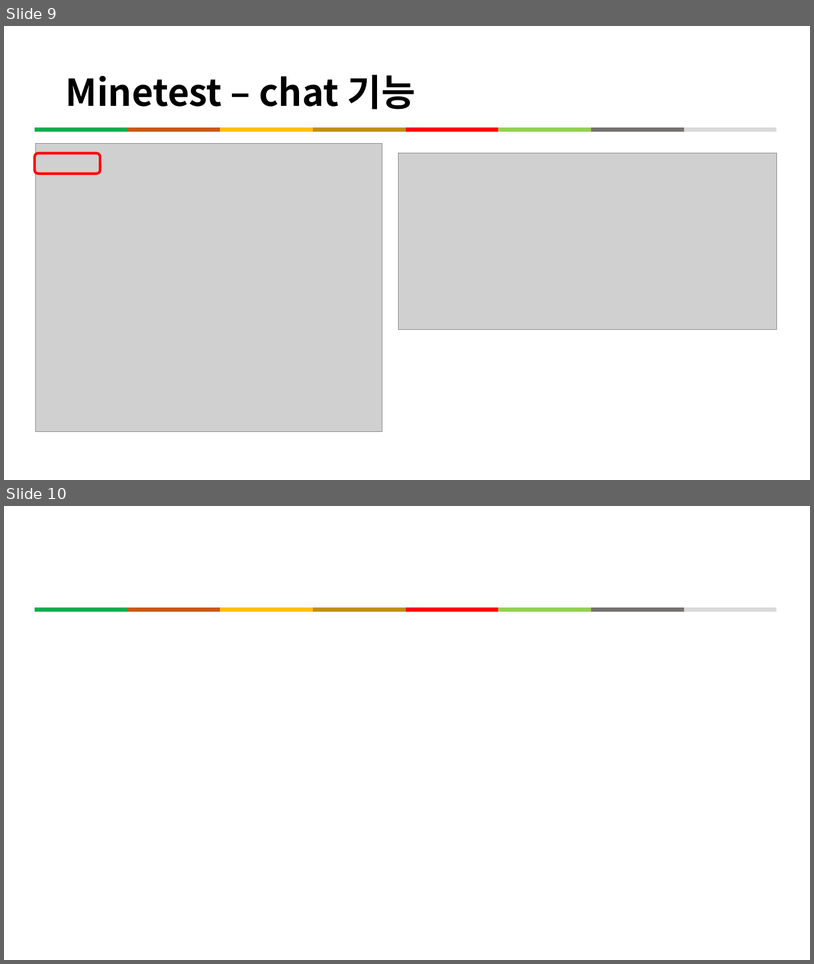
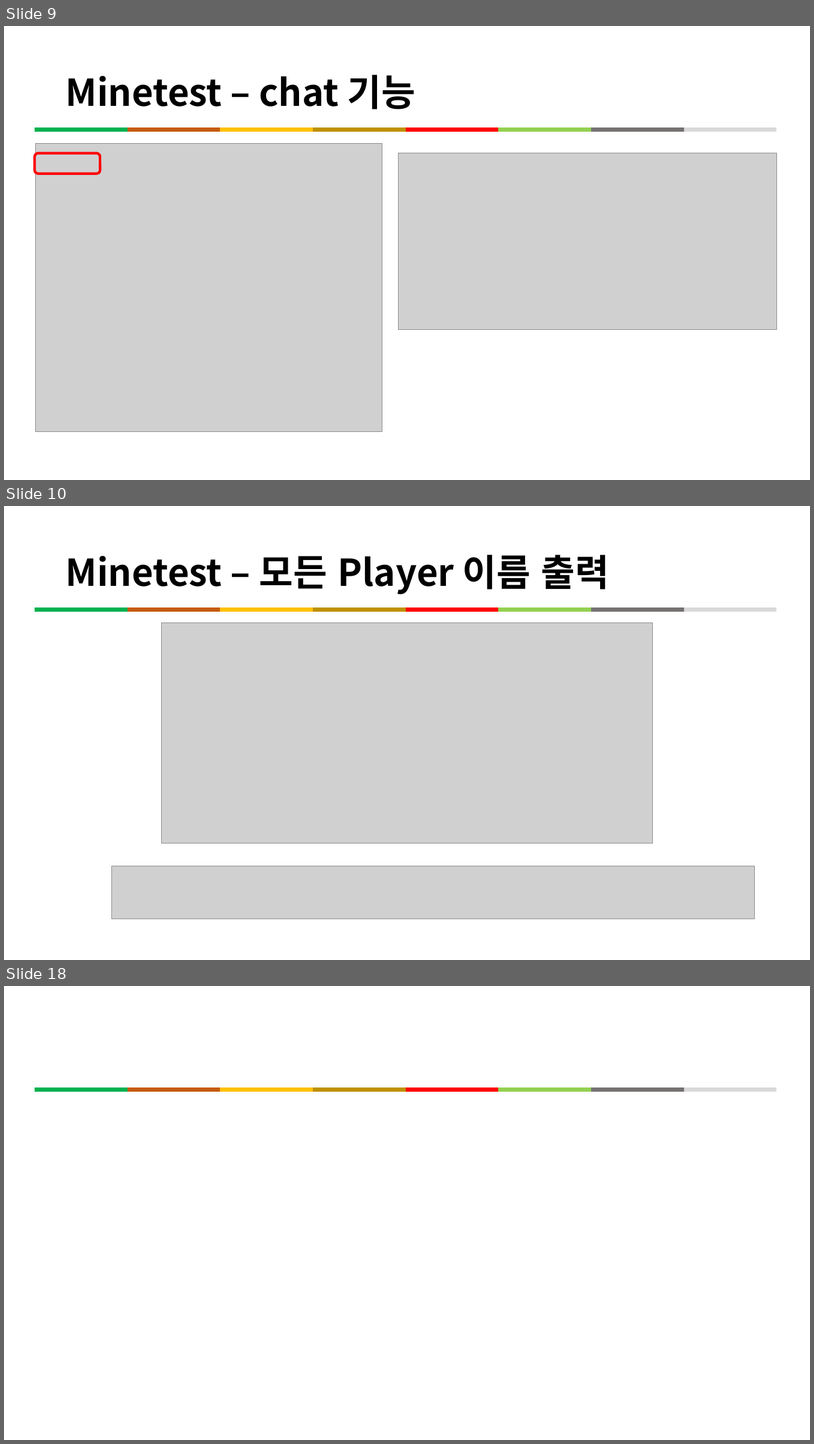
Before and after one commit to kig2929kig/minetest, a slide deck: Minetest와 함께하는 프로그래밍 입문.pptx. Shown one above the other, each under a label of ours: slides 9 and 10 before the commit, slides 9, 10 and 18 after it; the slides between them are not shown. The pictures are 814x964 and 814x1444 pixels, drawn with LibreOffice and Linux fonts; fonts in the diff are those of the drawing; grey boxes stand for pictures. Boxes give left, top, right and bottom in pixels: in the first picture for what was removed or moved away, otherwise in the second. Text is boxed around its words. In the diff, an @@ line names an element or a change of style, - is before the commit and + after.

```diff
--- a/Minetest와 함께하는 프로그래밍 입문.pptx
+++ b/Minetest와 함께하는 프로그래밍 입문.pptx
@@ slide 10 added at (4,506,810,960), background #FFFFFF @@
@@ title added at (65,555,609,594), 44 pt, text #000000, bold @@
+Minetest – 모든 Player 이름 출력
@@ line added from (35, 609) to (128, 609), #00B050 4.5 pt @@
@@ line added from (128, 609) to (221, 609), #C55A11 4.5 pt @@
@@ line added from (221, 609) to (313, 609), #FFC000 4.5 pt @@
@@ line added from (313, 609) to (405, 609), #BF9000 4.5 pt @@
@@ line added from (405, 609) to (499, 609), #FF0000 4.5 pt @@
@@ line added from (499, 609) to (591, 609), #92D050 4.5 pt @@
@@ line added from (591, 609) to (684, 609), #767171 4.5 pt @@
@@ line added from (684, 609) to (777, 609), #D9D9D9 4.5 pt @@
@@ picture added at (161,623,653,843) @@
@@ picture added at (111,866,755,918) @@
@@ what was slide 10 is now slide 18 @@
```
Also in this commit, not shown: 15 other slides added.
